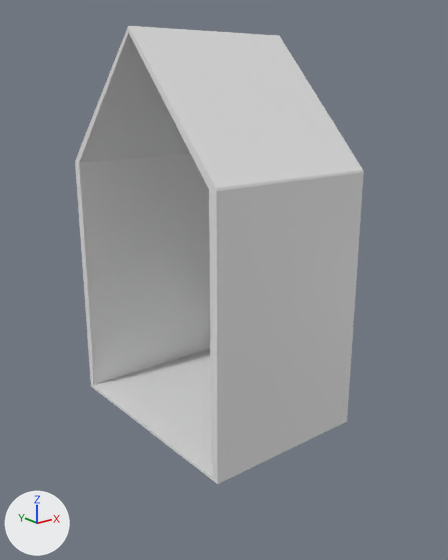
The FBX model Assets/Projeto_FInal/Environment/Buildings/Building_Medium_1x2_A.fbx as it was, and as the next commit left it.
Before and after are seen from a 50 mm camera at (-10.69, -15.59, 9.51) aimed at (-0.52, -2.89, 4.43). Lighting does not change. The marker at lower left points along +X, +Y and +Z. The older version comes first. Where no turn or scale is listed for an object, it has been applied to the vertices.

The first picture shows 'Building_Medium_1x2_A'.
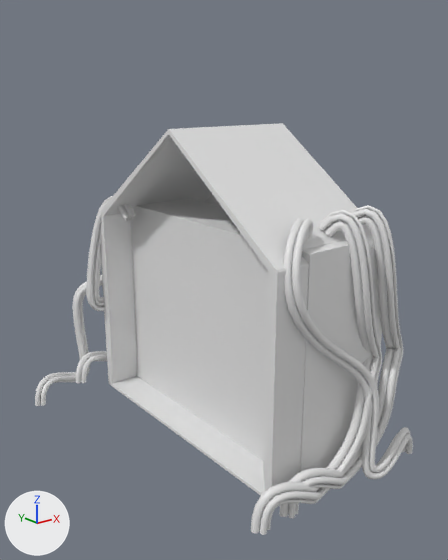
Diff of the bpy script that builds the scene:
```diff
--- a/Assets/Projeto_FInal/Environment/Buildings/Building_Medium_1x2_A.fbx.py
+++ b/Assets/Projeto_FInal/Environment/Buildings/Building_Medium_1x2_A.fbx.py
@@ me_plane_149 @@
 # used by ob_building_medium_1x2_a; location = (0.0, 0.0, 0.0)
-me_plane_149.from_pydata(...)  # 947 vertices, 941 faces; spans x -2.49..2.51, y -5.09..1.71, z 0.01..10.88
+me_plane_149.from_pydata(...)  # 947 vertices, 941 faces; spans x -1.95..1.96, y -6.47..1.5, z 0.0..8.5
+# me_plane_149 part 1: the whole mesh is scaled about its middle by (0.781, 1.17, 0.781), then moved by (0.0, -0.79, -1.19)
 me_plane_149.materials.append(mat_td_checker_005)
@@ me_béziercurve_138 @@
+me_béziercurve_138.from_pydata(...)  # 4704 vertices, 4608 faces; spans x -2.47..1.6, y 0.3..2.08, z -0.02..6.33
@@ me_béziercurve_136 @@
+me_béziercurve_136.from_pydata(...)  # 4704 vertices, 4608 faces; spans x -1.93..2.83, y -7.28..-5.59, z -0.18..6.76
@@ me_béziercurve_135 @@
+me_béziercurve_135.from_pydata(...)  # 2352 vertices, 2304 faces; spans x -1.75..3.08, y -7.39..-5.61, z -0.32..6.66
@@ me_béziercurve_140 @@
+me_béziercurve_140.from_pydata(...)  # 4704 vertices, 4608 faces; spans x -2.83..1.93, y -7.28..-5.59, z -0.18..6.76
@@ me_béziercurve_137 @@
+me_béziercurve_137.from_pydata(...)  # 2352 vertices, 2304 faces; spans x -3.07..1.31, y 0.68..2.25, z 0.37..6.65
@@ me_béziercurve_139 @@
+me_béziercurve_139.from_pydata(...)  # 2352 vertices, 2304 faces; spans x -4.38..0.01, y 0.94..2.5, z -0.11..6.17
@@ me_cube_072 @@
+me_cube_072.from_pydata(...)  # a box spanning x -1.0..1.0, y -6.5..1.5, z 0.0..6.0
@@ ob_béziercurve_225 @@
+ob_béziercurve_225 = bpy.data.objects.new('BézierCurve.225', me_béziercurve_138)
+ob_béziercurve_225.location = (0.0, 0.0, 0.0)
@@ ob_béziercurve_223 @@
+ob_béziercurve_223 = bpy.data.objects.new('BézierCurve.223', me_béziercurve_136)
+ob_béziercurve_223.location = (0.0, 0.0, 0.0)
@@ ob_béziercurve_222 @@
+ob_béziercurve_222 = bpy.data.objects.new('BézierCurve.222', me_béziercurve_135)
+ob_béziercurve_222.location = (0.0, 0.0, 0.0)
@@ ob_béziercurve_227 @@
+ob_béziercurve_227 = bpy.data.objects.new('BézierCurve.227', me_béziercurve_140)
+ob_béziercurve_227.location = (0.0, 0.0, 0.0)
@@ ob_béziercurve_224 @@
+ob_béziercurve_224 = bpy.data.objects.new('BézierCurve.224', me_béziercurve_137)
+ob_béziercurve_224.location = (0.0, 0.0, 0.0)
@@ ob_béziercurve_226 @@
+ob_béziercurve_226 = bpy.data.objects.new('BézierCurve.226', me_béziercurve_139)
+ob_béziercurve_226.location = (0.0, 0.0, 0.0)
@@ ob_cube_071 @@
+ob_cube_071 = bpy.data.objects.new('Cube.071', me_cube_072)
+ob_cube_071.location = (0.0, 0.0, 0.0)
```

Changed parts and their boxes (x1, y1, x2, y2) in the pictures (448 x 560 px):
'Building_Medium_1x2_A', moved, rescaled (19% shorter)
    before: (75, 26, 364, 484)
    after: (100, 123, 382, 495)
'Cube.071', added
    after: (131, 199, 369, 472)
'BézierCurve.227', added
    after: (251, 210, 382, 535)
'BézierCurve.223', added
    after: (279, 205, 403, 518)
'BézierCurve.222', added
    after: (283, 218, 413, 480)
'BézierCurve.225', added
    after: (86, 196, 136, 311)
'BézierCurve.226', added
    after: (35, 208, 134, 406)
'BézierCurve.224', added
    after: (76, 351, 107, 383)
